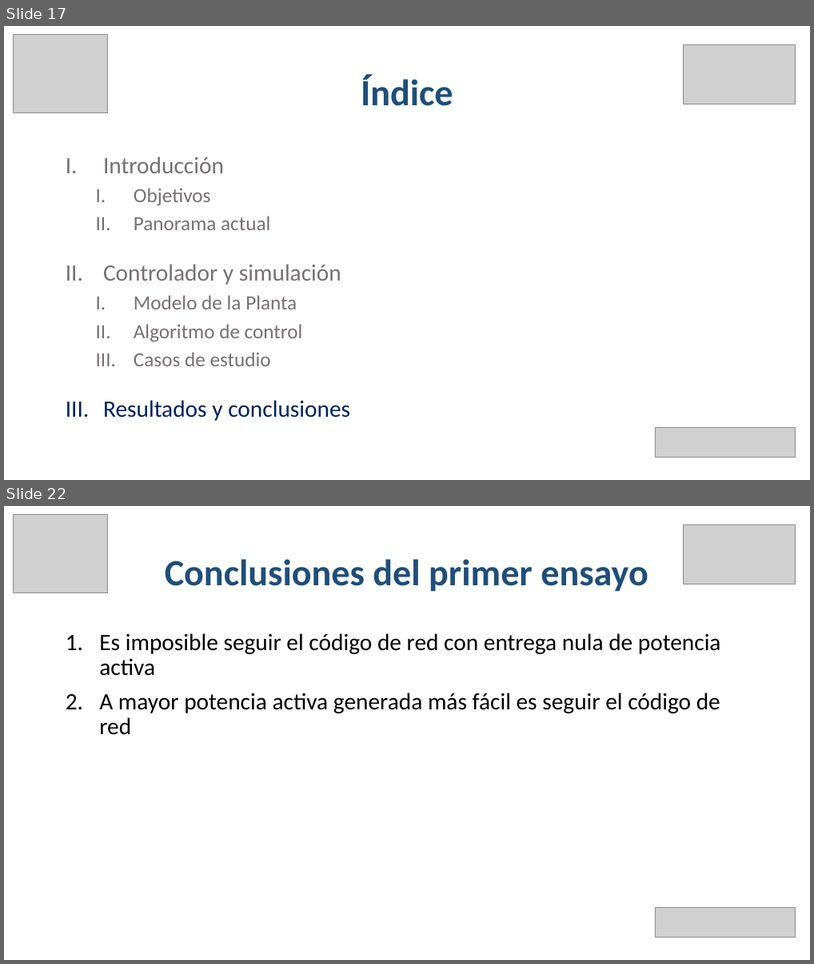
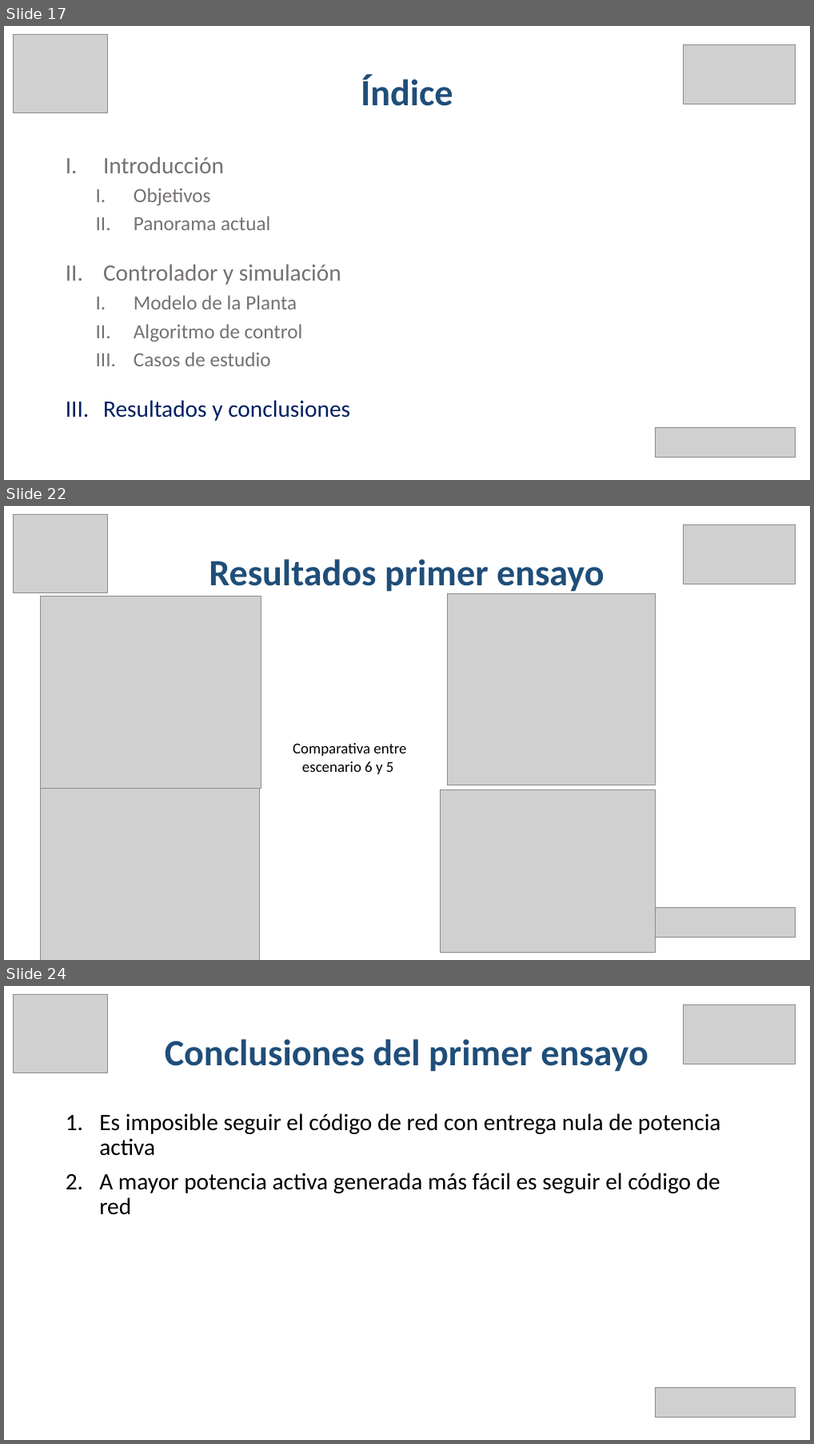
Before and after one commit to EmilioLdelaFuente/tfg, a slide deck: tfgPP.pptx. Shown one above the other, each under a label of ours: slides 17 and 22 before the commit, slides 17, 22 and 24 after it; the slides between them are not shown. The pictures are 814x964 and 814x1444 pixels, drawn with LibreOffice and Linux fonts; fonts in the diff are those of the drawing; grey boxes stand for pictures. Boxes give left, top, right and bottom in pixels: in the first picture for what was removed or moved away, otherwise in the second. Text is boxed around its words. In the diff, an @@ line names an element or a change of style, - is before the commit and + after.

```diff
--- a/tfgPP.pptx
+++ b/tfgPP.pptx
@@ slide 22 added at (4, 506, 810, 960), background #FFFFFF @@
@@ picture added at (14, 515, 107, 592) @@
@@ picture added at (683, 524, 795, 584) @@
@@ title added at (209, 559, 605, 595), 44 pt, text #1F4E79, bold @@
+Resultados primer ensayo
@@ picture added at (40, 596, 261, 788) @@
@@ picture added at (447, 593, 655, 785) @@
@@ text added at (293, 743, 406, 774), 18 pt, text #000000 @@
+Comparativa entre escenario 6 y 5
@@ picture added at (40, 787, 260, 960) @@
@@ picture added at (441, 790, 655, 952) @@
@@ picture added at (655, 907, 796, 936) @@
@@ what was slide 22 is now slide 24 @@
```
Also in this commit, not shown: 7 slides changed, 1 other slide added.
